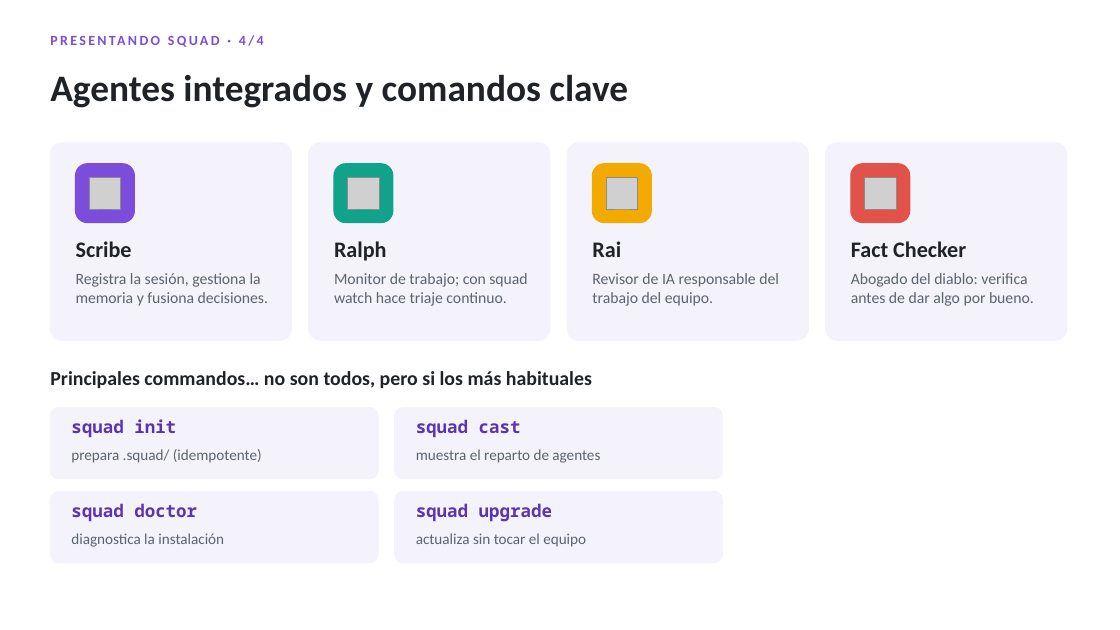
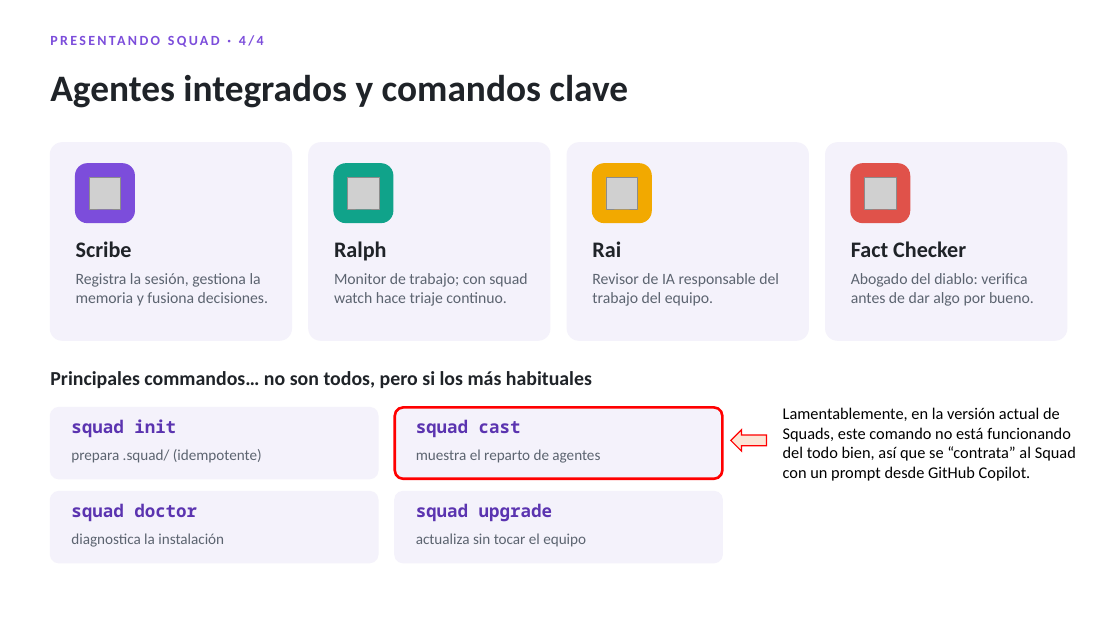
Before and after one commit to rliberoff/2026-git-hub-dev-days, a slide deck: slide 8 of docs/session-deck-es.pptx. Drawn at 1120x630 pixels with LibreOffice and Linux fonts; fonts in the diff are those of the drawing; grey boxes stand for pictures. Boxes give left, top, right and bottom in pixels: in the first picture for what was removed or moved away, otherwise in the second. Text is boxed around its words. In the diff, an @@ line names an element or a change of style, - is before the commit and + after.

```diff
--- a/docs/session-deck-es.pptx
+++ b/docs/session-deck-es.pptx
@@ rounded rectangle at (395, 408, 723, 479): outline #F4F2FB 1 pt to #FF0000 2.25 pt @@
@@ text added at (783, 407, 1076, 481), 14 pt, text #000000 @@
+Lamentablemente, en la versión actual de Squads, este comando no está funcionando del todo bien, así que se “contrata” al Squad con un prompt desde GitHub Copilot.
@@ down arrow added at (731, 430, 767, 452), fill #FBE5D6, outline #FF0000 1 pt @@
```
Also in this commit, not shown: 4 other slides changed, 1 other file.
